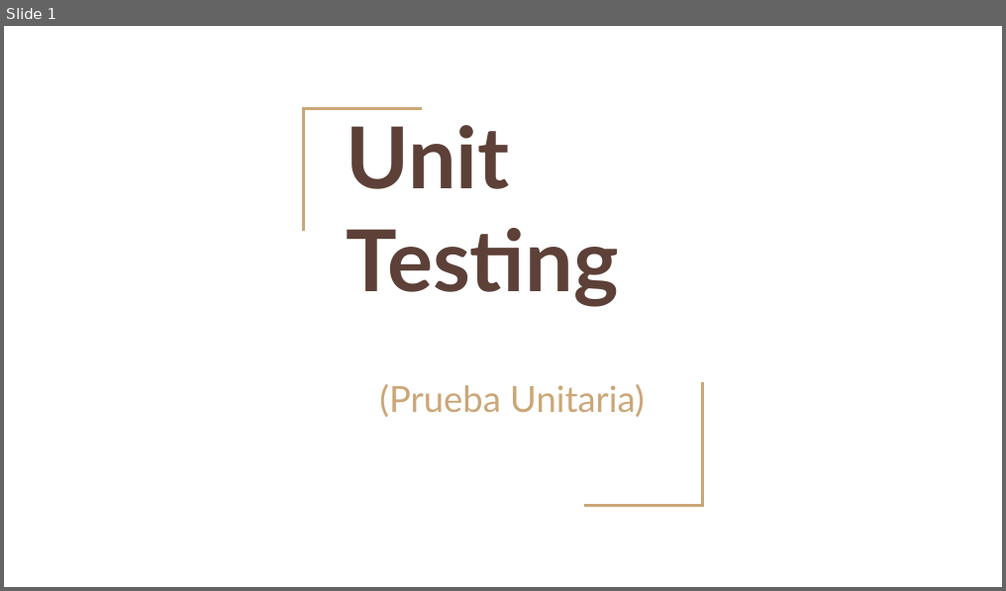
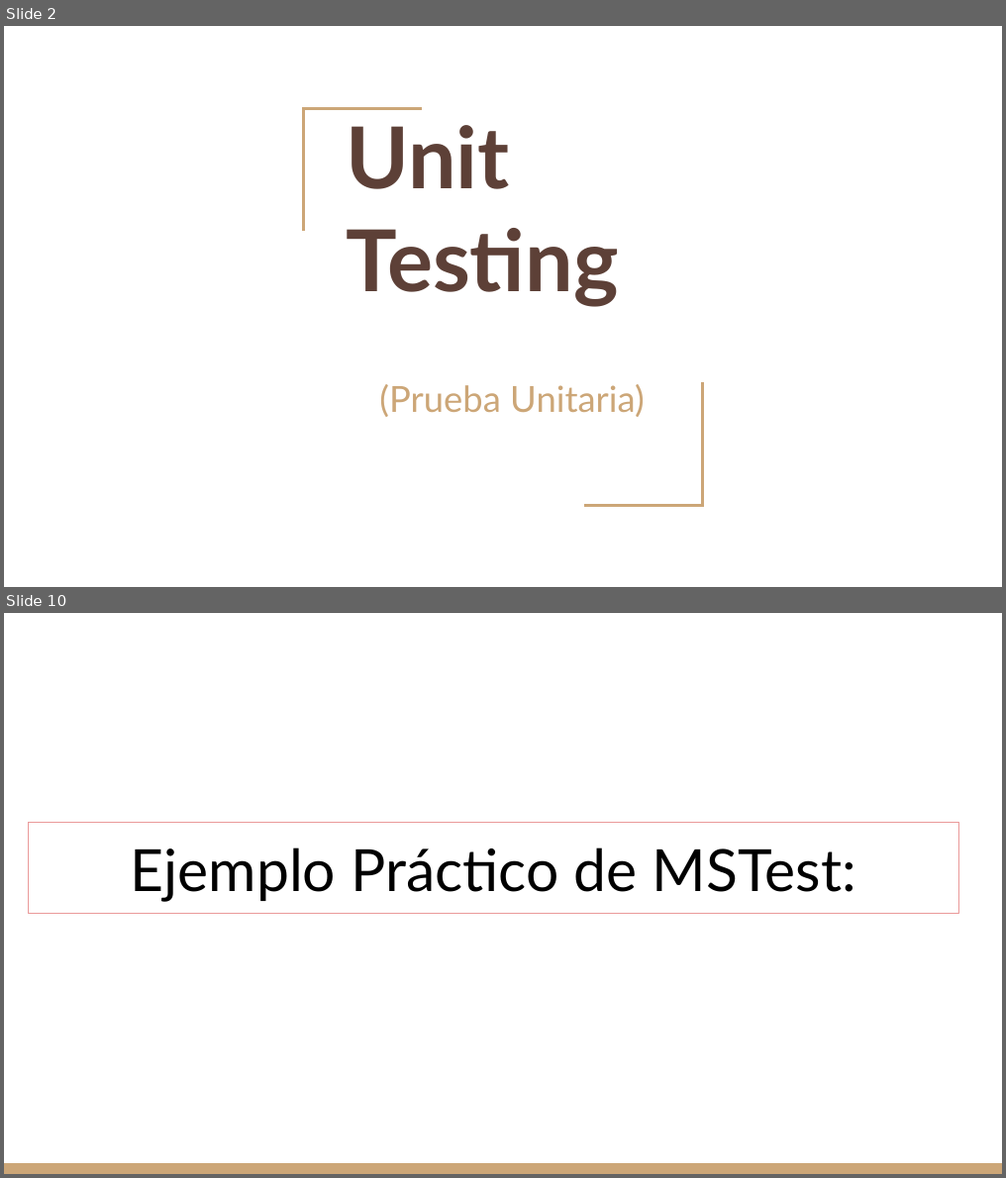
Before and after one commit to gitgamba/.Net-Grupo8, a slide deck: TPS/Unit Testing.pptx. Shown one above the other, each under a label of ours: slide 1 before the commit, slides 2 and 10 after it; the slides between them are not shown. The pictures are 1006x591 and 1006x1178 pixels, drawn with LibreOffice and Linux fonts; fonts in the diff are those of the drawing. Boxes give left, top, right and bottom in pixels: in the first picture for what was removed or moved away, otherwise in the second. Text is boxed around its words. In the diff, an @@ line names an element or a change of style, - is before the commit and + after.

```diff
--- a/TPS/Unit Testing.pptx
+++ b/TPS/Unit Testing.pptx
@@ slide 10 added at (4, 613, 1002, 1174), background #FFFFFF @@
@@ title added at (29, 823, 959, 913), outline #EA9999 0.75 pt, 42 pt, text #000000 @@
+Ejemplo Práctico de MSTest:
@@ rectangle added at (4, 1163, 1002, 1174), fill #CCA677 @@
@@ what was slide 1 is now slide 2 @@
```
Also in this commit, not shown: 5 slides changed, 3 other slides added, 1 other file.
